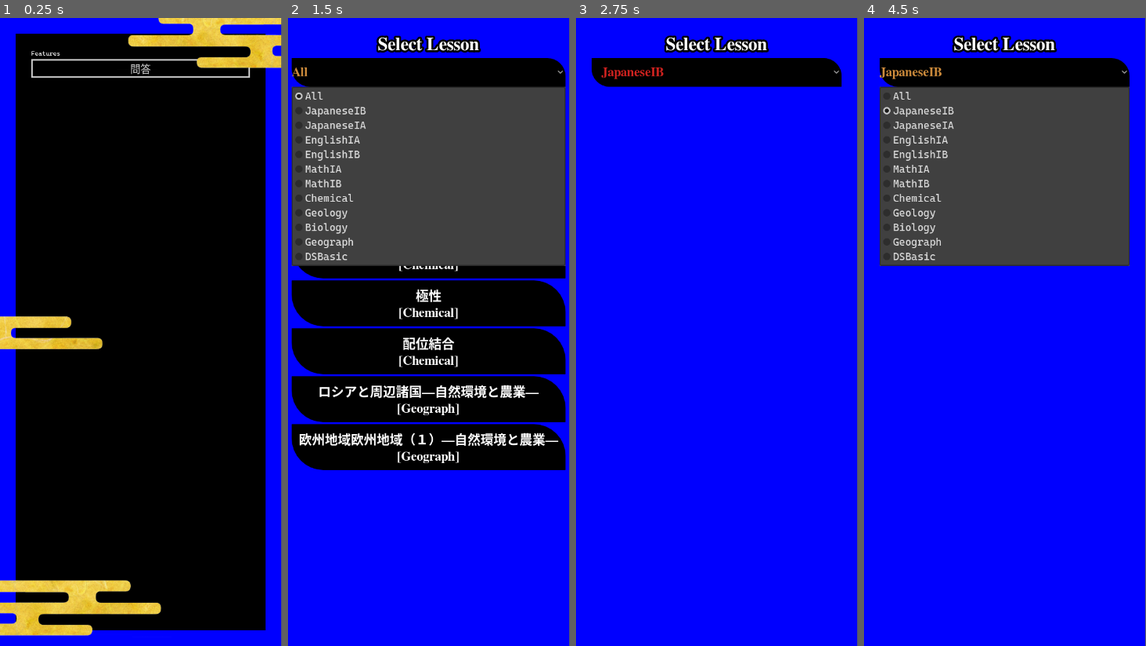
Above: before the commit, frames 1-4 (left to right).
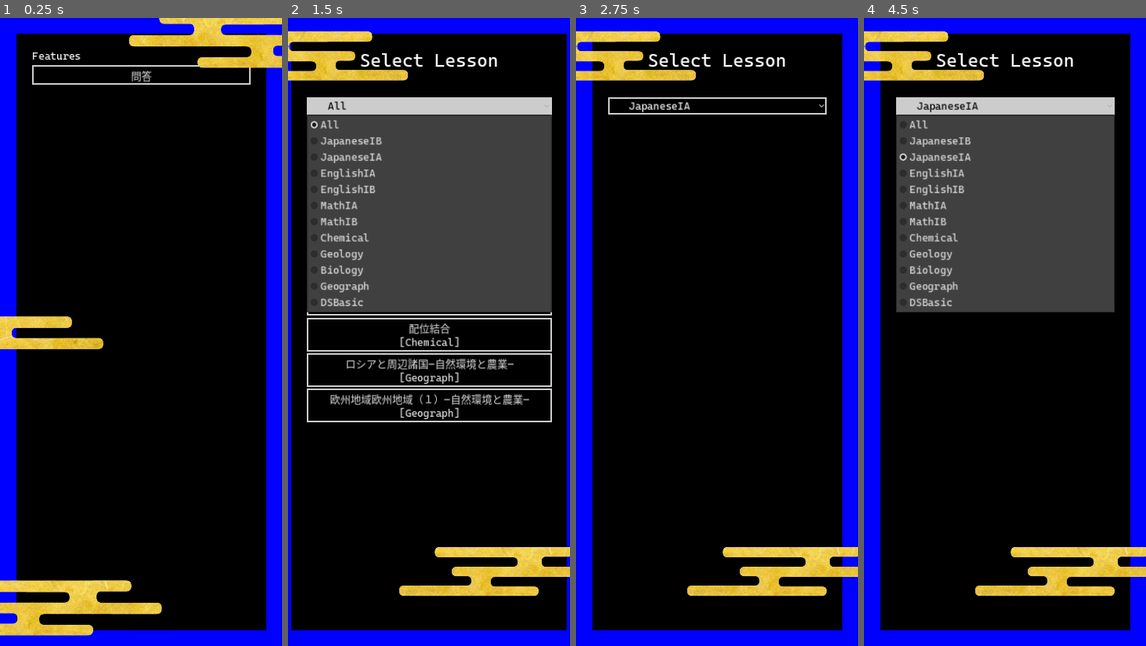
Above: after the commit, the same moments.

Repository: kinoko0518/SQ-Academia
Game: Godot game, scene res://Functions/SidePanel/UIs/Main.tscn
The game is run twice, just before and just after one commit, with the same random seed, the same clock (stepped at 60 frames per second) and the same inputs.
Inputs:
- Up to frame 1 (0.25 s): no input
- Up to frame 2 (1.5 s): click "問答" at 0.5 s; click "All" at 1.25 s
- Up to frame 3 (2.75 s): click "共有結合 [Chemical]" at 2 s
- Up to frame 4 (4.5 s): click "JapaneseIB" (after the commit: "JapaneseIA") at 2.75 s; click "問答" at 3.5 s; click "JapaneseIB" (after the commit: "JapaneseIA") at 4.25 s
In our replay, the window is 359x800 before the commit and 360x800 after it. These sizes can differ from the game's own. Grey fills any space a smaller window leaves; there, only what the larger window draws over its background counts as a difference.

The runs differ from the first frame. In frame 1, 2.1% of the frame differs, in the area x 0-100%, y 0-99%; in frame 2, 54%; in frame 3, 82%, in the area x 0-100%, y 2-98%; in frame 4, 65%.

Commit message:
I fixed the problem of font size unstableness

Diff:
--- a/Functions/Editor/UIs/Editor.tscn
+++ b/Functions/Editor/UIs/Editor.tscn
@@ -1,12 +1,10 @@
-[gd_scene load_steps=12 format=3 uid="uid://y0ijbdrdeqd1"]
+[gd_scene load_steps=10 format=3 uid="uid://y0ijbdrdeqd1"]
 
 [ext_resource type="Theme" uid="uid://b3thelk0t5ahu" path="res://Themes/Arcaico/Arcaico.tres" id="1_286yu"]
 [ext_resource type="Script" path="res://Functions/Editor/Scripts/lesson_maker.gd" id="2_mwlej"]
 [ext_resource type="FontFile" uid="uid://dsdkkta6ms4ve" path="res://Themes/Arcaico/CascadiaMono.ttf" id="2_wfnsf"]
-[ext_resource type="Script" path="res://Functions/ConstantFontSize/Scripts/ConstantFontSize_Client.gd" id="3_pl0lf"]
 [ext_resource type="Texture2D" uid="uid://c0yqyu0e8b8ko" path="res://Functions/Editor/Sprites/gold_cloud1.png" id="4_oms2t"]
 [ext_resource type="Texture2D" uid="uid://ddtlglb0quxnw" path="res://Functions/Editor/Sprites/gold_cloud2.png" id="5_5txle"]
-[ext_resource type="Script" path="res://Functions/Editor/Scripts/Question.gd" id="5_o6jlu"]
 [ext_resource type="StyleBox" uid="uid://3ly10pb2yvhx" path="res://Themes/Arcaico/bios_flat.tres" id="6_2mn24"]
 [ext_resource type="Texture2D" uid="uid://bt1sgqx11mjp5" path="res://Themes/Arcaico/cross_mark.png" id="8_8a2fv"]
 
@@ -61,7 +59,6 @@
 text = "Lesson Maker"
 horizontal_alignment = 1
 vertical_alignment = 1
-script = ExtResource("3_pl0lf")
 metadata/_edit_use_anchors_ = true
 
 [node name="TextureRect" type="TextureRect" parent="ColorRect"]
@@ -116,22 +113,18 @@
 layout_mode = 2
 text = "Lesson Name"
 horizontal_alignment = 1
-script = ExtResource("3_pl0lf")
 
 [node name="LessonName" type="LineEdit" parent="MarginContainer/ScrollContainer/VBoxContainer/MarginContainer/VBoxContainer"]
 layout_mode = 2
 placeholder_text = "Lesson Name Here"
-script = ExtResource("3_pl0lf")
 
 [node name="SubjectLabel" type="Label" parent="MarginContainer/ScrollContainer/VBoxContainer/MarginContainer/VBoxContainer"]
 layout_mode = 2
 text = "Subject"
 horizontal_alignment = 1
-script = ExtResource("3_pl0lf")
 
 [node name="Subject" type="OptionButton" parent="MarginContainer/ScrollContainer/VBoxContainer/MarginContainer/VBoxContainer"]
 layout_mode = 2
-script = ExtResource("3_pl0lf")
 
 [node name="VBoxContainer" type="VBoxContainer" parent="MarginContainer/ScrollContainer/VBoxContainer"]
 layout_mode = 2
@@ -142,7 +135,6 @@
 theme_override_constants/margin_top = 30
 theme_override_constants/margin_right = 30
 theme_override_constants/margin_bottom = 30
-script = ExtResource("5_o6jlu")
 
 [node name="Panel" type="Panel" parent="MarginContainer/ScrollContainer/VBoxContainer/VBoxContainer/Question"]
 layout_mode = 2
@@ -173,7 +165,6 @@
 text = "Question Type"
 horizontal_alignment = 1
 vertical_alignment = 1
-script = ExtResource("3_pl0lf")
 metadata/_edit_use_anchors_ = true
 
 [node name="QuestionType" type="OptionButton" parent="MarginContainer/ScrollContainer/VBoxContainer/VBoxContainer/Question/MarginContainer/Essenses"]
@@ -192,7 +183,6 @@
 text = "Question"
 horizontal_alignment = 1
 vertical_alignment = 1
-script = ExtResource("3_pl0lf")
 metadata/_edit_use_anchors_ = true
 
 [node name="Question" type="TextEdit" parent="MarginContainer/ScrollContainer/VBoxContainer/VBoxContainer/Question/MarginContainer/Essenses"]
@@ -214,7 +204,6 @@
 layout_mode = 2
 text = "False Choices"
 horizontal_alignment = 1
-script = ExtResource("3_pl0lf")
 
 [node name="FalseChoicesContainer" type="VBoxContainer" parent="MarginContainer/ScrollContainer/VBoxContainer/VBoxContainer/Question/MarginContainer/Essenses/ChoiceQuestion"]
 layout_mode = 2
@@ -228,7 +217,6 @@
 layout_mode = 2
 text = "Correct Choice"
 horizontal_alignment = 1
-script = ExtResource("3_pl0lf")
 
 [node name="LineEdit" type="LineEdit" parent="MarginContainer/ScrollContainer/VBoxContainer/VBoxContainer/Question/MarginContainer/Essenses/ChoiceQuestion"]
 layout_mode = 2
@@ -241,7 +229,6 @@
 layout_mode = 2
 text = "Answers"
 horizontal_alignment = 1
-script = ExtResource("3_pl0lf")
 
 [node name="Answers" type="VBoxContainer" parent="MarginContainer/ScrollContainer/VBoxContainer/VBoxContainer/Question/MarginContainer/Essenses/EssayQuestion"]
 layout_mode = 2
--- a/Functions/SidePanel/UIs/Main.tscn
+++ b/Functions/SidePanel/UIs/Main.tscn
@@ -7,10 +7,9 @@
 [ext_resource type="FontFile" uid="uid://c3v2qvc4x3kt3" path="res://Themes/Fortissimo/FreeSerifBold.ttf" id="2_iuf1i"]
 [ext_resource type="Resource" uid="uid://ddh6pul8sptj4" path="res://Functions/SidePanel/Timetables/class4_timetable.tres" id="3_ex0xc"]
 [ext_resource type="Script" path="res://Functions/SidePanel/Scripts/Classes/feature_class.gd" id="3_f8b7f"]
-[ext_resource type="Script" path="res://Functions/ConstantFontSize/Scripts/ConstantFontSize_Client.gd" id="3_rjhkj"]
 [ext_resource type="PackedScene" uid="uid://dm0s33i628iee" path="res://Functions/Study/UI/lesson_main.tscn" id="4_bf8a6"]
 [ext_resource type="PackedScene" uid="uid://y0ijbdrdeqd1" path="res://Functions/Editor/UIs/Editor.tscn" id="5_2jhcs"]
-[ext_resource type="Texture2D" uid="uid://co4f1h77082jn" path="res://Untitled21_20240614222359.png" id="5_wrs5q"]
+[ext_resource type="Texture2D" uid="uid://co4f1h77082jn" path="res://Functions/SidePanel/Images/Untitled21_20240614222359.png" id="5_wrs5q"]
 [ext_resource type="Texture2D" uid="uid://c0yqyu0e8b8ko" path="res://Functions/Editor/Sprites/gold_cloud1.png" id="7_hwwto"]
 [ext_resource type="PackedScene" uid="uid://ddpk6xgkqg0cv" path="res://Functions/SidePanel/UIs/timetable.tscn" id="8_aolw6"]
 [ext_resource type="Texture2D" uid="uid://dryc5vcicj3gg" path="res://Functions/SidePanel/Images/Cursor.png" id="8_ncngb"]
@@ -94,7 +93,6 @@
 [node name="FeaturesLabel" type="Label" parent="Features/MarginContainer/ScrollContainer/MarginContainer/VBoxContainer"]
 layout_mode = 2
 text = "Features"
-script = ExtResource("3_rjhkj")
 
 [node name="Features" type="MarginContainer" parent="Features/MarginContainer/ScrollContainer/MarginContainer/VBoxContainer"]
 layout_mode = 2
@@ -107,7 +105,6 @@
 visible = false
 layout_mode = 2
 text = "Debug"
-script = ExtResource("3_rjhkj")
 
 [node name="DebugFeatures" type="MarginContainer" parent="Features/MarginContainer/ScrollContainer/MarginContainer/VBoxContainer"]
 visible = false
@@ -156,7 +153,6 @@
 metadata/_edit_use_anchors_ = true
 
 [node name="Main" type="Control" parent="."]
-visible = false
 layout_mode = 1
 anchors_preset = 15
 anchor_right = 1.0
@@ -166,7 +162,6 @@
 mouse_filter = 2
 
 [node name="SlideMenu" type="Control" parent="."]
-visible = false
 layout_mode = 1
 anchors_preset = 15
 anchor_right = 1.0
@@ -209,7 +204,6 @@
 text = "10:10"
 horizontal_alignment = 1
 vertical_alignment = 2
-script = ExtResource("3_rjhkj")
 metadata/_edit_use_anchors_ = true
 
 [node name="Period" type="Label" parent="SlideMenu/TextureRect"]
@@ -224,7 +218,6 @@
 theme_override_font_sizes/font_size = 45
 text = "1st Period"
 horizontal_alignment = 1
-script = ExtResource("3_rjhkj")
 metadata/_edit_use_anchors_ = true
 
 [node name="Label" type="Label" parent="SlideMenu/TextureRect"]
@@ -240,7 +233,6 @@
 text = "Today's
 Classes"
 horizontal_alignment = 2
-script = ExtResource("3_rjhkj")
 metadata/_edit_use_anchors_ = true
 
 [node name="Timetable" parent="SlideMenu" instance=ExtResource("8_aolw6")]
--- a/Functions/SidePanel/UIs/timetable.tscn
+++ b/Functions/SidePanel/UIs/timetable.tscn
@@ -1,8 +1,7 @@
-[gd_scene load_steps=4 format=3 uid="uid://ddpk6xgkqg0cv"]
+[gd_scene load_steps=3 format=3 uid="uid://ddpk6xgkqg0cv"]
 
 [ext_resource type="Theme" uid="uid://bdf4igm4opnd4" path="res://Themes/Fortissimo/Fortissimo.tres" id="1_bmfaf"]
 [ext_resource type="FontFile" uid="uid://c3v2qvc4x3kt3" path="res://Themes/Fortissimo/FreeSerifBold.ttf" id="2_tm8fh"]
-[ext_resource type="Script" path="res://Functions/ConstantFontSize/Scripts/ConstantFontSize_Client.gd" id="3_qyamt"]
 
 [node name="Timetable" type="Control"]
 layout_mode = 3
@@ -38,4 +37,3 @@
 nothing
 classes."
 vertical_alignment = 1
-script = ExtResource("3_qyamt")
--- a/Functions/Study/UI/LessonSelect.tscn
+++ b/Functions/Study/UI/LessonSelect.tscn
@@ -1,8 +1,7 @@
-[gd_scene load_steps=11 format=3 uid="uid://calrfjxvqergc"]
+[gd_scene load_steps=12 format=3 uid="uid://calrfjxvqergc"]
 
-[ext_resource type="Theme" uid="uid://bdf4igm4opnd4" path="res://Themes/Fortissimo/Fortissimo.tres" id="1_sv4ly"]
+[ext_resource type="Theme" uid="uid://b3thelk0t5ahu" path="res://Themes/Arcaico/Arcaico.tres" id="1_65xcu"]
 [ext_resource type="Script" path="res://Functions/Study/Scripts/LessonSelector.gd" id="2_5n3hs"]
-[ext_resource type="FontFile" uid="uid://c3v2qvc4x3kt3" path="res://Themes/Fortissimo/FreeSerifBold.ttf" id="2_egxfv"]
 [ext_resource type="Script" path="res://Functions/Study/Scripts/Classes/lesson_class.gd" id="3_4lid4"]
 [ext_resource type="Resource" uid="uid://dbg4ggssphrjg" path="res://Functions/Study/Lessons/Chemical/化学_共有結合.tres" id="4_3fhy0"]
 [ext_resource type="Resource" uid="uid://deef3d31tj17j" path="res://Functions/Study/Lessons/Chemical/化学_分子の形.tres" id="5_cdowy"]
@@ -10,6 +9,14 @@
 [ext_resource type="Resource" uid="uid://dvq5d0un6ui5w" path="res://Functions/Study/Lessons/Chemical/化学_周期表.tres" id="6_8kljg"]
 [ext_resource type="Resource" uid="uid://c81ljbgvpeytw" path="res://Functions/Study/Lessons/Chemical/化学_極性.tres" id="7_ymus3"]
 [ext_resource type="Resource" uid="uid://bgkmduqsmfqcy" path="res://Functions/Study/Lessons/Chemical/化学_配位結合.tres" id="8_1b8ir"]
+[ext_resource type="Texture2D" uid="uid://c0yqyu0e8b8ko" path="res://Functions/Editor/Sprites/gold_cloud1.png" id="10_7005i"]
+
+[sub_resource type="StyleBoxFlat" id="StyleBoxFlat_kj6h8"]
+content_margin_left = 30.0
+content_margin_top = 30.0
+content_margin_right = 30.0
+content_margin_bottom = 30.0
+bg_color = Color(0, 0, 0, 1)
 
 [node name="LessonSelect" type="Control"]
 layout_mode = 3
@@ -18,7 +25,7 @@
 anchor_bottom = 1.0
 grow_horizontal = 2
 grow_vertical = 2
-theme = ExtResource("1_sv4ly")
+theme = ExtResource("1_65xcu")
 script = ExtResource("2_5n3hs")
 lesson_datas = Array[ExtResource("3_4lid4")]([ExtResource("4_3fhy0"), ExtResource("5_xr5v4"), ExtResource("5_cdowy"), ExtResource("6_8kljg"), ExtResource("7_ymus3"), ExtResource("8_1b8ir")])
 
@@ -45,18 +52,17 @@
 
 [node name="ScrollContainer" type="ScrollContainer" parent="MarginContainer"]
 layout_mode = 2
+theme_override_styles/panel = SubResource("StyleBoxFlat_kj6h8")
 horizontal_scroll_mode = 0
 metadata/_edit_use_anchors_ = true
 
 [node name="VBoxContainer" type="VBoxContainer" parent="MarginContainer/ScrollContainer"]
 layout_mode = 2
 size_flags_horizontal = 3
+theme_override_constants/separation = 50
 
 [node name="Label" type="Label" parent="MarginContainer/ScrollContainer/VBoxContainer"]
 layout_mode = 2
-theme_override_colors/font_outline_color = Color(0, 0, 0, 1)
-theme_override_constants/outline_size = 15
-theme_override_fonts/font = ExtResource("2_egxfv")
 theme_override_font_sizes/font_size = 35
 text = "Select Lesson"
 horizontal_alignment = 1
@@ -102,4 +108,29 @@
 layout_mode = 2
 text = "Hoge"
 
+[node name="TextureRect" type="TextureRect" parent="."]
+layout_mode = 1
+anchors_preset = -1
+anchor_left = -0.324723
+anchor_top = -0.0107794
+anchor_right = 0.457565
+anchor_bottom = 0.131841
+texture = ExtResource("10_7005i")
+expand_mode = 1
+stretch_mode = 5
+metadata/_edit_use_anchors_ = true
+
+[node name="TextureRect2" type="TextureRect" parent="."]
+layout_mode = 1
+anchors_preset = -1
+anchor_left = 0.357934
+anchor_top = 0.810116
+anchor_right = 1.14022
+anchor_bottom = 0.952736
+texture = ExtResource("10_7005i")
+expand_mode = 1
+stretch_mode = 5
+flip_h = true
+metadata/_edit_use_anchors_ = true
+
 [connection signal="item_selected" from="MarginContainer/ScrollContainer/VBoxContainer/OptionButton" to="." method="_on_option_button_item_selected"]
--- a/Functions/master.gd
+++ b/Functions/master.gd
@@ -38,7 +38,9 @@
 func _ready():
 	#region Syncing lesson datas with lessons on GitHub
 	var sync_requester = HTTPRequest.new()
-	sync_requester.request("https://api.github.com/repos/<owner>/<repo>/contents/<file_path>")
+	add_child(sync_requester)
+	sync_requester.request_completed.connect(_on_sync_request_completed)
+	sync_requester.request("https://api.github.com/repos/kinoko0518/SQ-Academia/contents/Functions/Study/Lessons")
 	#endregion
 
 	$Main.visible = true
@@ -76,6 +78,10 @@
 	for _i in range(Lesson.Subjects.keys().size()):
 		DirAccess.make_dir_recursive_absolute("user://Lessons/%s" % [Lesson.Subjects.keys()[_i]])
 
+func _on_sync_request_completed(result, response_code, headers, body):
+	pass
+	# ResourceSaver.save(body)
+
 func open_sidemenu():
 	var _duration = 0.5
 	var _tween = get_tree().create_tween().set_parallel(true).set_ease(Tween.EASE_IN_OUT).set_trans(Tween.TRANS_QUAD)
@@ -101,6 +107,8 @@
 
 		$Main.add_child(target)
 		current_feature = target
+	if current_feature == null:
+		return
 	var _duration = 0.5
 	var _tween = get_tree().create_tween().set_parallel(true).set_ease(Tween.EASE_IN_OUT).set_trans(Tween.TRANS_QUAD)
 
--- a/project.godot
+++ b/project.godot
@@ -24,6 +24,7 @@
 
 window/size/viewport_width=542
 window/size/viewport_height=1206
+window/stretch/mode="canvas_items"
 window/handheld/orientation=1
 
 [input]
Renamed: Untitled21_20240614222359.png -> Functions/SidePanel/Images/Untitled21_20240614222359.png
Not shown, changed: Functions/SidePanel/Images/Untitled21_20240614222359.png.import
Not shown: 1 places in Functions/SidePanel/UIs/Main.tscn that only renumber resources
Not shown, changed: export_presets.cfg
Not shown, removed: Functions/Classes/Mai5D71.tmp
